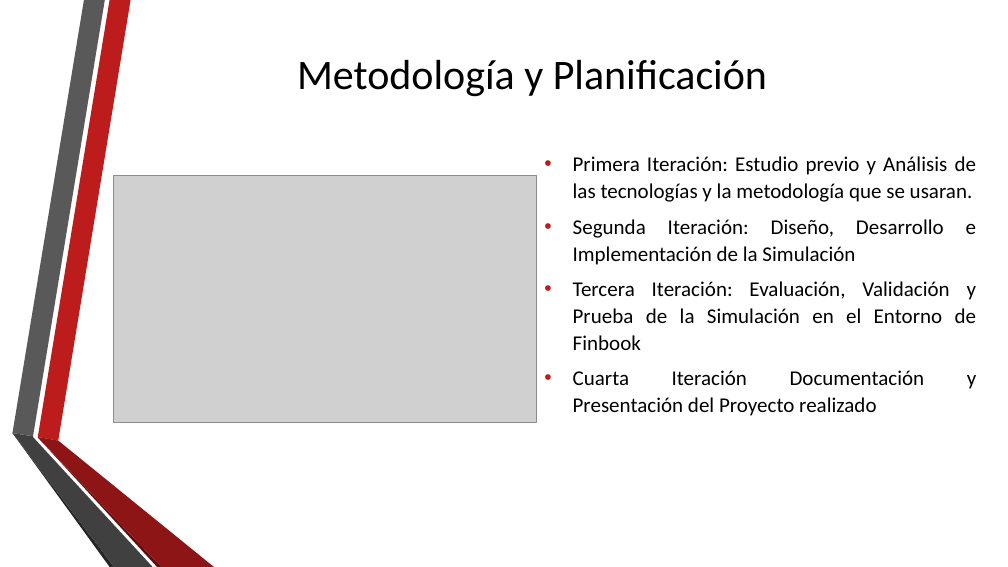
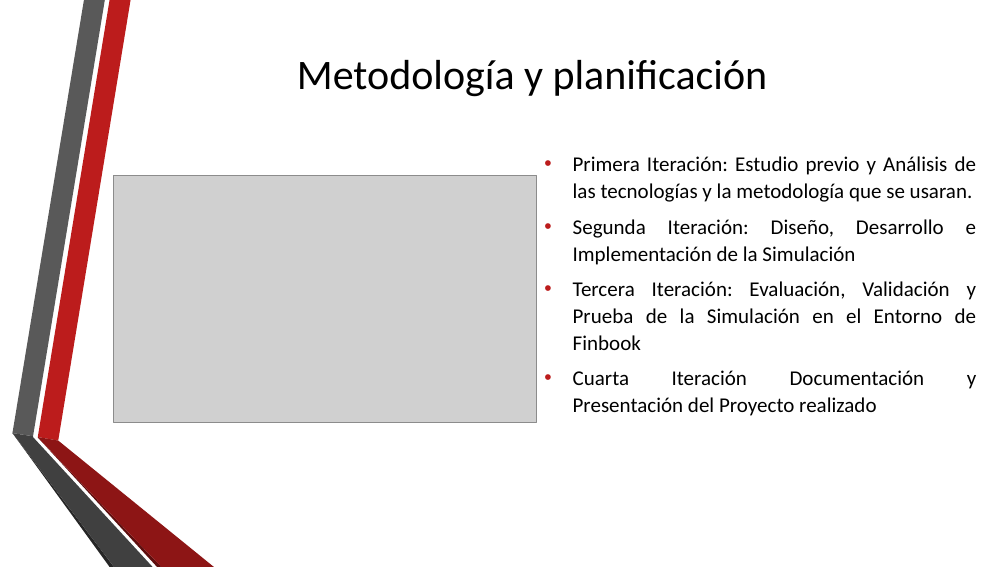
Before and after one commit to jaur001/Simulator, a slide deck: slide 16 of Presentacion TFG.pptx (slide 17 before the commit). Drawn at 1008x567 pixels with LibreOffice and Linux fonts; fonts in the diff are those of the drawing; grey boxes stand for pictures; background and template pictures are left out. Boxes give left, top, right and bottom in pixels: in the first picture for what was removed or moved away, otherwise in the second. Text is boxed around its words. In the diff, an @@ line names an element or a change of style, - is before the commit and + after.

```diff
--- a/Presentacion TFG.pptx
+++ b/Presentacion TFG.pptx
@@ title at (297,60,768,97): text changed @@
-Metodología y Planificación
+Metodología y planificación
```
Also in this commit, not shown: 7 other slides changed, 7 slides added, 8 slides removed.
